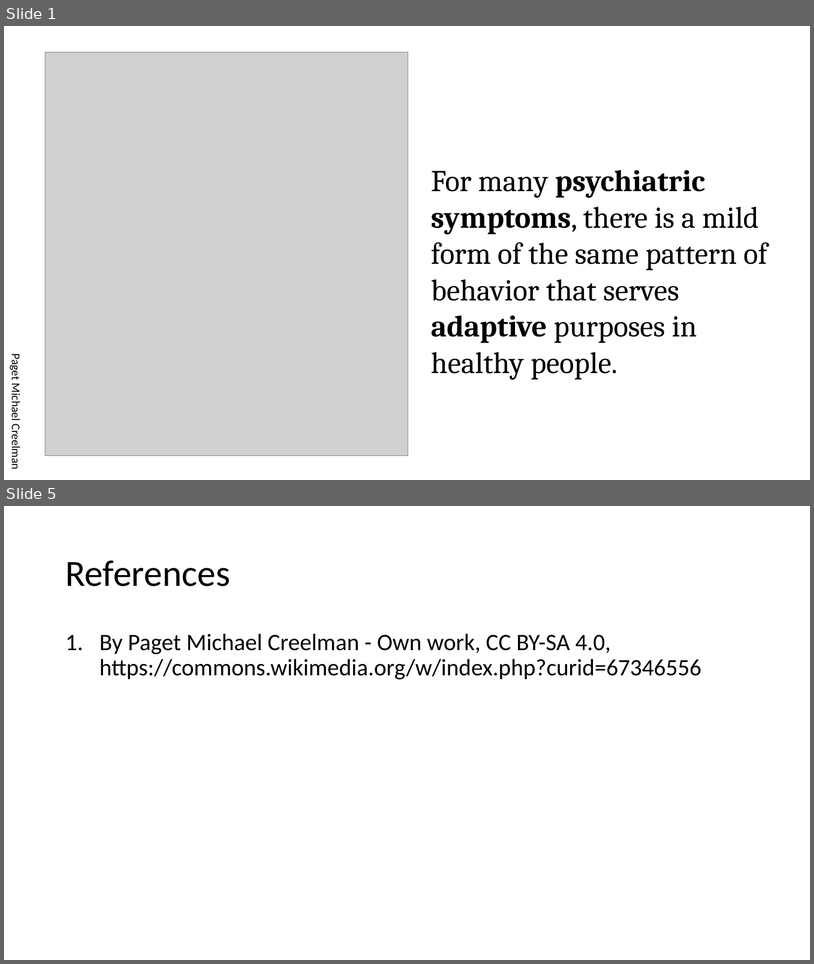
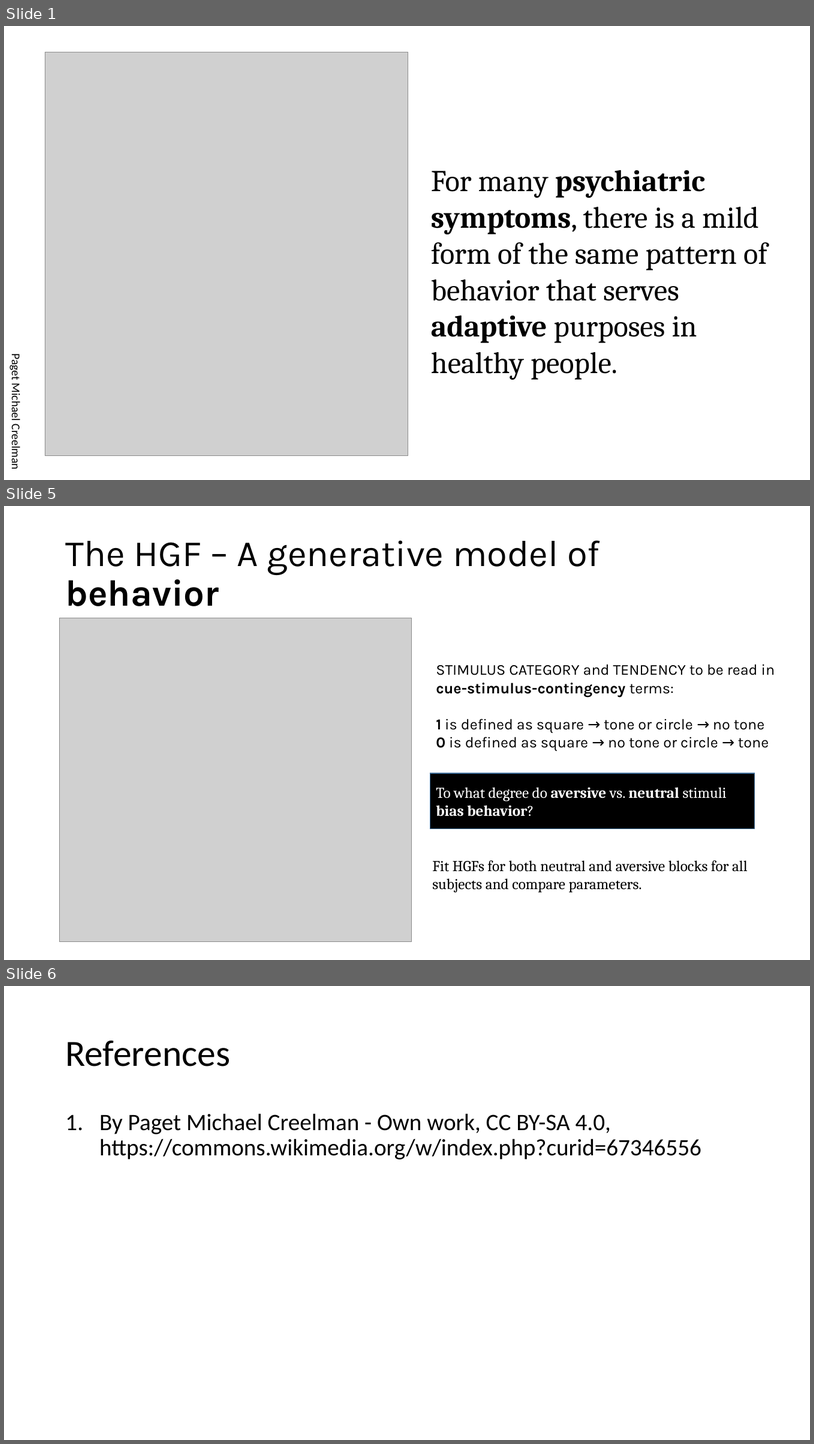
Before and after one commit to dopexxx/Translational-Neuromodeling-final-project, a slide deck: presentation/intro.pptx. Shown one above the other, each under a label of ours: slides 1 and 5 before the commit, slides 1, 5 and 6 after it; the slides between them are not shown. The pictures are 814x964 and 814x1444 pixels, drawn with LibreOffice and Linux fonts; fonts in the diff are those of the drawing; grey boxes stand for pictures. Boxes give left, top, right and bottom in pixels: in the first picture for what was removed or moved away, otherwise in the second. Text is boxed around its words. In the diff, an @@ line names an element or a change of style, - is before the commit and + after.

```diff
--- a/presentation/intro.pptx
+++ b/presentation/intro.pptx
@@ slide 5 added at box(4, 506, 810, 960), background #FFFFFF @@
@@ title added at box(65, 540, 600, 606), 44 pt, text #000000 @@
+The HGF – A generative model of behavior
@@ picture added at box(60, 618, 412, 942) @@
@@ text added at box(436, 664, 776, 751), 18 pt, text #000000 @@
+STIMULUS CATEGORY and TENDENCY to be read in cue-stimulus-contingency terms:
+1 is defined as square → tone or circle → no tone
+0 is defined as square → no tone or circle → tone
@@ rectangle added at box(431, 774, 755, 829), fill #000000, outline #43739E 1 pt @@
@@ text added at box(436, 787, 727, 816), 18 pt, text #FFFFFF, bold @@
+To what degree do aversive vs. neutral stimuli bias behavior?
@@ text added at box(432, 860, 747, 892), 18 pt, text #000000 @@
+Fit HGFs for both neutral and aversive blocks for all subjects and compare parameters.
@@ what was slide 5 is now slide 6 @@
```
Also in this commit, not shown: 1 slide changed, 15 other files.
